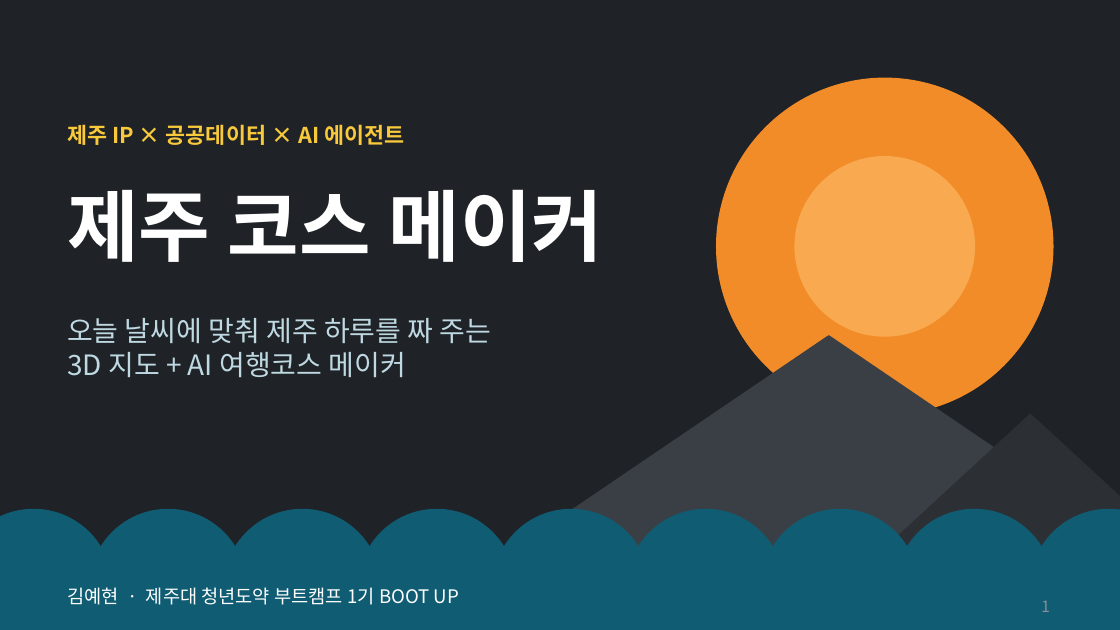
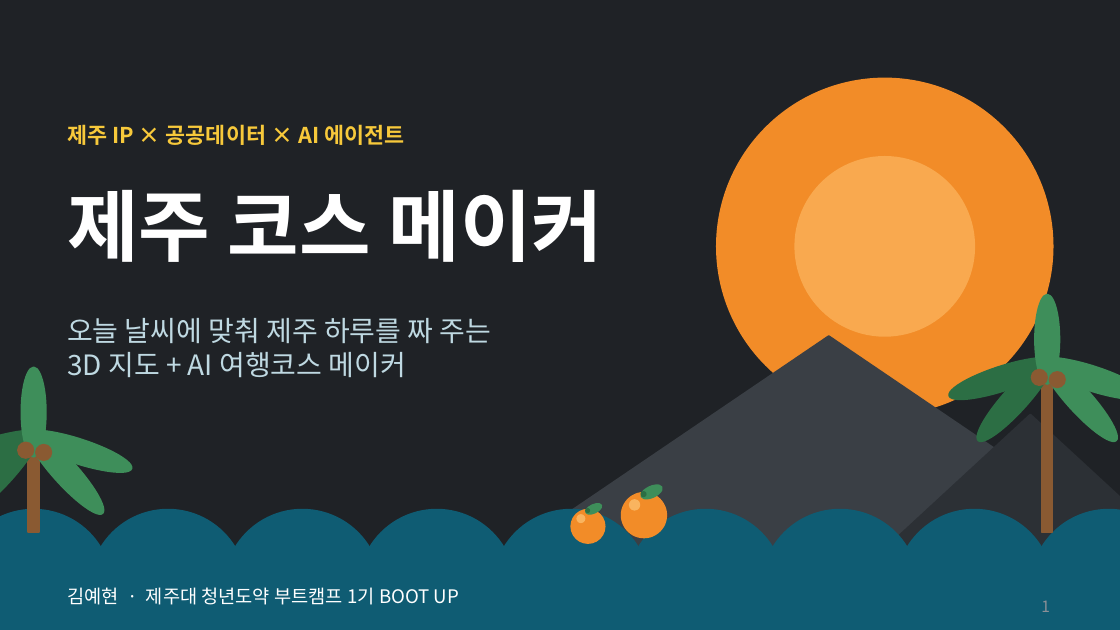
Before and after one commit to knh1992826-source/study2, a slide deck: slide 1 of docs/김예현_발표자료.pptx. Drawn at 1120x630 pixels with LibreOffice and Linux fonts; fonts in the diff are those of the drawing. Boxes give left, top, right and bottom in pixels: in the first picture for what was removed or moved away, otherwise in the second. Text is boxed around its words. In the diff, an @@ line names an element or a change of style, - is before the commit and + after.

```diff
--- a/docs/김예현_발표자료.pptx
+++ b/docs/김예현_발표자료.pptx
@@ ellipse added at box(1035, 295, 1060, 384), fill #3E8E5A, outline #3E8E5A 1 pt @@
@@ ellipse added at box(945, 350, 1059, 408), fill #2C6E44, outline #2C6E44 1 pt @@
@@ ellipse added at box(969, 349, 1062, 449), fill #2C6E44, outline #2C6E44 1 pt @@
@@ ellipse added at box(1032, 349, 1120, 449), fill #3E8E5A, outline #3E8E5A 1 pt @@
@@ ellipse added at box(1035, 350, 1120, 408), fill #3E8E5A, outline #3E8E5A 1 pt @@
@@ ellipse added at box(21, 367, 46, 457), fill #3E8E5A, outline #3E8E5A 1 pt @@
@@ ellipse added at box(1032, 370, 1047, 385), fill #8A5A32, outline #8A5A32 1 pt @@
@@ rectangle added at box(1042, 364, 1053, 532), fill #8A5A32, outline #8A5A32 1 pt @@
@@ ellipse added at box(1049, 372, 1065, 388), fill #8A5A32, outline #8A5A32 1 pt @@
@@ ellipse added at box(0, 422, 46, 480), fill #2C6E44, outline #2C6E44 1 pt @@
@@ ellipse added at box(0, 422, 49, 521), fill #2C6E44, outline #2C6E44 1 pt @@
@@ ellipse added at box(18, 422, 112, 521), fill #3E8E5A, outline #3E8E5A 1 pt @@
@@ ellipse added at box(18, 442, 34, 458), fill #8A5A32, outline #8A5A32 1 pt @@
@@ ellipse added at box(21, 422, 135, 480), fill #3E8E5A, outline #3E8E5A 1 pt @@
@@ rectangle added at box(28, 437, 39, 532), fill #8A5A32, outline #8A5A32 1 pt @@
@@ ellipse added at box(36, 445, 52, 460), fill #8A5A32, outline #8A5A32 1 pt @@
@@ ellipse added at box(585, 502, 603, 516), fill #3E8E5A, outline #3E8E5A 1 pt @@
@@ ellipse added at box(586, 508, 589, 512), fill #2C6E44, outline #2C6E44 1 pt @@
@@ ellipse added at box(622, 493, 666, 538), fill #F28C28, outline #F28C28 1 pt @@
@@ ellipse added at box(629, 500, 640, 510), fill #F9B45F, outline #F9B45F 1 pt @@
@@ ellipse added at box(639, 482, 664, 501), fill #3E8E5A, outline #3E8E5A 1 pt @@
@@ ellipse added at box(642, 492, 646, 496), fill #2C6E44, outline #2C6E44 1 pt @@
@@ ellipse added at box(571, 510, 605, 543), fill #F28C28, outline #F28C28 1 pt @@
@@ ellipse added at box(577, 515, 585, 523), fill #F9B45F, outline #F9B45F 1 pt @@
```
Also in this commit, not shown: 14 other slides changed, 1 slide added.
